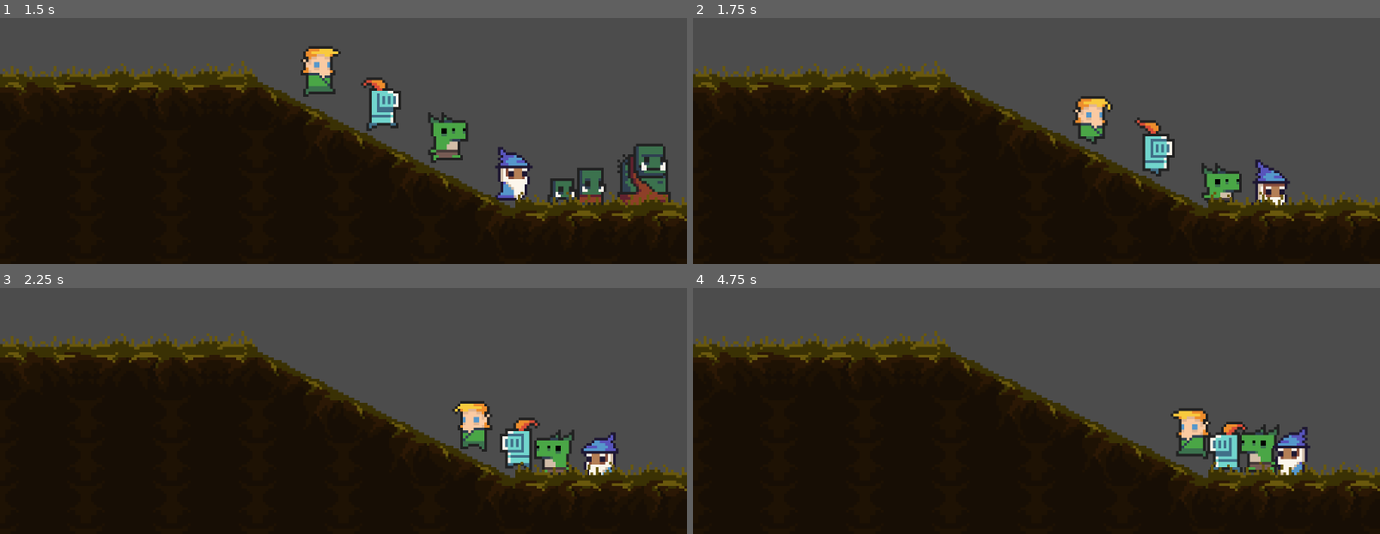
Above: before the commit, frames 1-4 (two rows, left to right).
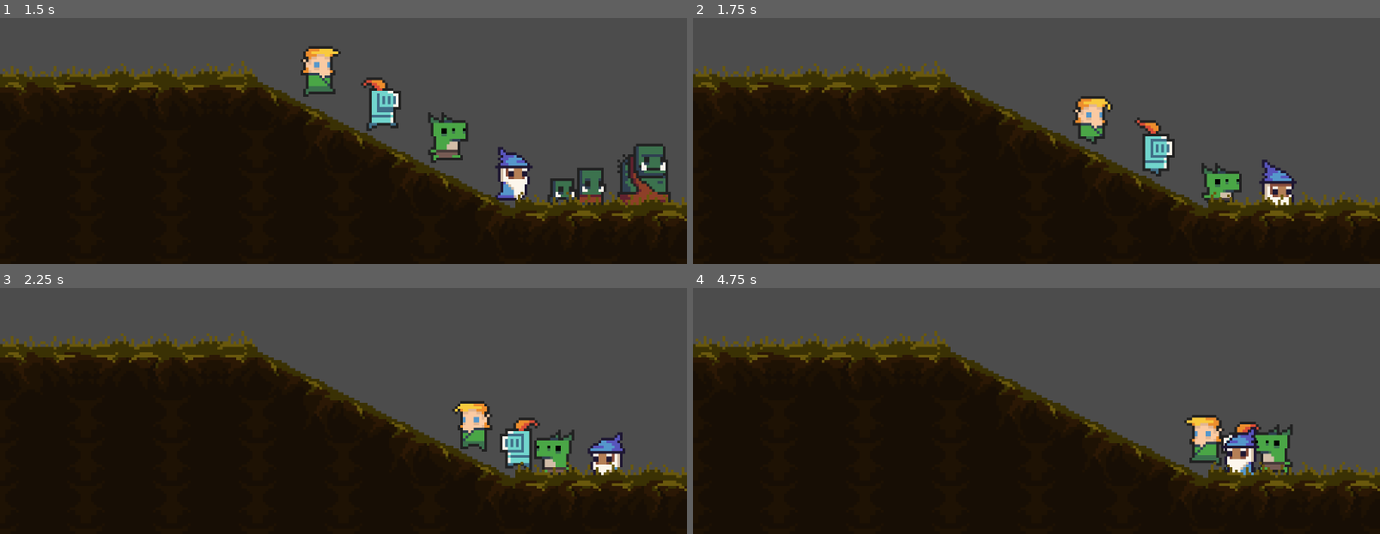
Above: after the commit, the same moments.

Repository: giordanorn/tfgoe
Game: Godot game, scene res://Levels/Test.tscn
Two runs of this game, one before a commit and one after it. Both use one fixed random seed, a clock stepped at 60 frames per second and the inputs below.
Inputs:
- Up to frame 1 (1.5 s): tap Enter (ui_accept) at 0.5, 0.77 s; hold Right (ui_right) from 0.53 s (still down)
- Up to frame 2 (1.75 s): keep holding Right (ui_right); tap Enter (ui_accept) at 1.52 s
- Up to frame 3 (2.25 s): release Right (ui_right) at 2.03 s; hold Left (ui_left) from 2.03 s (still down)
- Up to frame 4 (4.75 s): release Left (ui_left) at 2.78 s; hold Right (ui_right) 2.78-4.28 s; tap Enter (ui_accept) at 3.02, 3.77, 4.52 s; hold Left (ui_left) from 4.28 s (still down)

Frame 1 is identical in both runs. In frame 2, 0.6% of the frame differs, in the area x 81-88%, y 57-77%; in frame 3, 0.6%; in frame 4, 3.3%, in the area x 69-90%, y 48-77%.

Commit message:
ContactAttack implementado no orcPursuer

Diff:
--- a/Levels/Test.tscn
+++ b/Levels/Test.tscn
@@ -33,6 +33,8 @@
 
 [node name="Wizard" parent="Players" instance=ExtResource( 4 )]
 position = Vector2( 28, 16 )
+collision_layer = 2
+collision_mask = 2
 
 [node name="Enemies" type="Node2D" parent="."]
 position = Vector2( 220, 112 )
--- a/Objects/Foes/Orcs/OrcPursuer.tscn
+++ b/Objects/Foes/Orcs/OrcPursuer.tscn
@@ -57,8 +57,12 @@
 
 [node name="ContactAttack" type="Node2D" parent="."]
 script = ExtResource( 12 )
+strength = 1
 
 [node name="HitArea" type="Area2D" parent="ContactAttack"]
+collision_layer = 2
+collision_mask = 2
 
 [node name="Shape" type="CollisionShape2D" parent="ContactAttack/HitArea"]
 shape = SubResource( 3 )
+[connection signal="body_entered" from="ContactAttack/HitArea" to="ContactAttack" method="_on_HitArea_body_entered"]
--- a/Scripts/Attack/ContactAttack.gd
+++ b/Scripts/Attack/ContactAttack.gd
@@ -1,7 +1,17 @@
-extends Area2D
+extends Node2D
+
+export var strength = 0
+onready var character = get_parent()
 
 func _ready():
-	pass # Replace with function body.
+	$HitArea/Shape.set_shape(character.get_node("CollisionShape2D").get_shape())
+	$HitArea/Shape.position = character.get_node("CollisionShape2D").position
+
+func _on_HitArea_body_entered(target):
+	if target.is_in_group("player"):
+		print (character.nickname, ": hit ", target.nickname)
+		target.take_damage(strength)
+		pass
 
 func _process(delta):
 	pass
--- /dev/null
+++ b/Utils/ContactAttack.tscn
@@ -0,0 +1,17 @@
+[gd_scene load_steps=3 format=2]
+
+[ext_resource path="res://Scripts/Attack/ContactAttack.gd" type="Script" id=1]
+
+[sub_resource type="RectangleShape2D" id=3]
+
+[node name="ContactAttack" type="Node2D"]
+script = ExtResource( 1 )
+strength = 1
+
+[node name="HitArea" type="Area2D" parent="."]
+collision_layer = 2
+collision_mask = 2
+
+[node name="Shape" type="CollisionShape2D" parent="HitArea"]
+shape = SubResource( 3 )
+[connection signal="body_entered" from="HitArea" to="." method="_on_HitArea_body_entered"]
Not shown: 1 places in Objects/Foes/Orcs/OrcPursuer.tscn that only renumber resources
